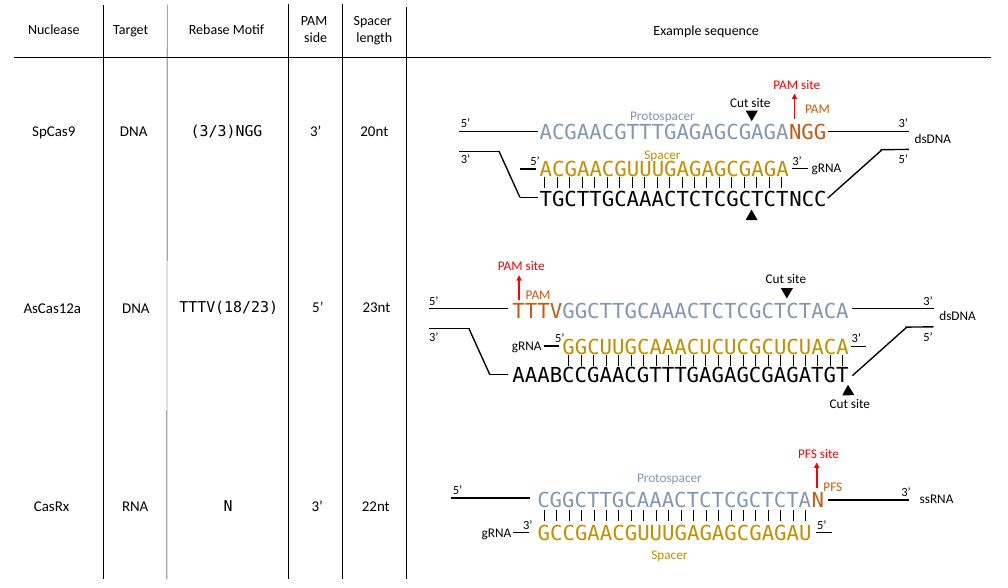
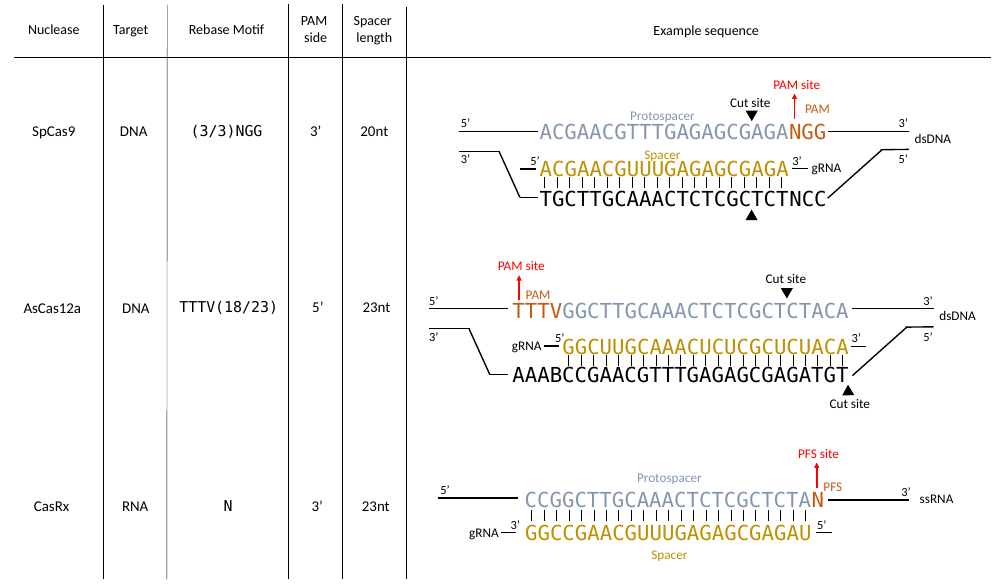
Before and after one commit to crisprVerse/crisprBase, a slide deck: slide 1 of vignettes/figures/nucleases.pptx. Drawn at 1008x588 pixels with LibreOffice and Linux fonts; fonts in the diff are those of the drawing. Boxes give left, top, right and bottom in pixels: in the first picture for what was removed or moved away, otherwise in the second. Text is boxed around its words. In the diff, an @@ line names an element or a change of style, - is before the commit and + after.

```diff
--- a/vignettes/figures/nucleases.pptx
+++ b/vignettes/figures/nucleases.pptx
@@ text "5’": place and size @@
-text "5’" at bbox=[453, 485, 462, 498]
+text "5’" at bbox=[440, 485, 449, 498]
@@ text at bbox=[362, 501, 390, 511]: text changed @@
-22nt
+23nt
@@ text at bbox=[525, 491, 824, 512]: text changed @@
-CGGCTTGCAAACTCTCGCTCTAN
+CCGGCTTGCAAACTCTCGCTCTAN
@@ 2 lines, 1 text: place and size @@
-2 lines, 1 text at bbox=[451, 498, 530, 540]
+2 lines, 1 text at bbox=[438, 498, 517, 540]
@@ text "3’": place and size @@
-text "3’" at bbox=[523, 520, 532, 533]
+text "3’" at bbox=[511, 520, 520, 533]
@@ text at bbox=[525, 524, 811, 541]: text changed @@
-GCCGAACGUUUGAGAGCGAGAU
+GGCCGAACGUUUGAGAGCGAGAU
@@ line added from (531, 510) to (531, 521), #000000 1.25 pt @@
```
Also in this commit, not shown: 12 other files.
